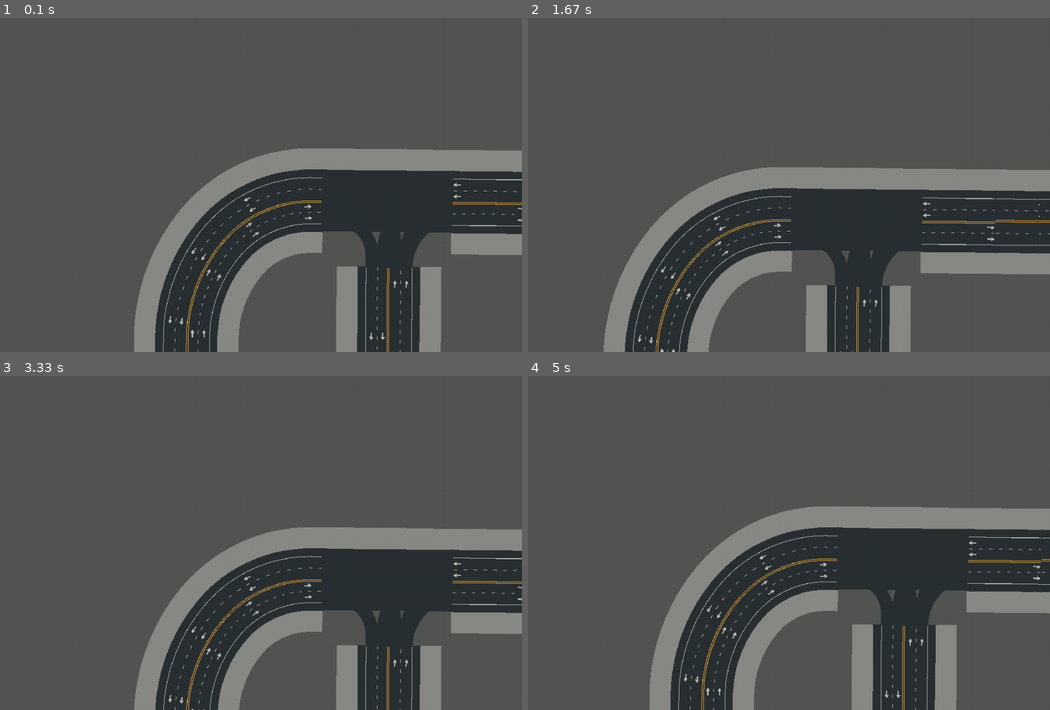
Above: before the commit, frames 1-4 (two rows, left to right).
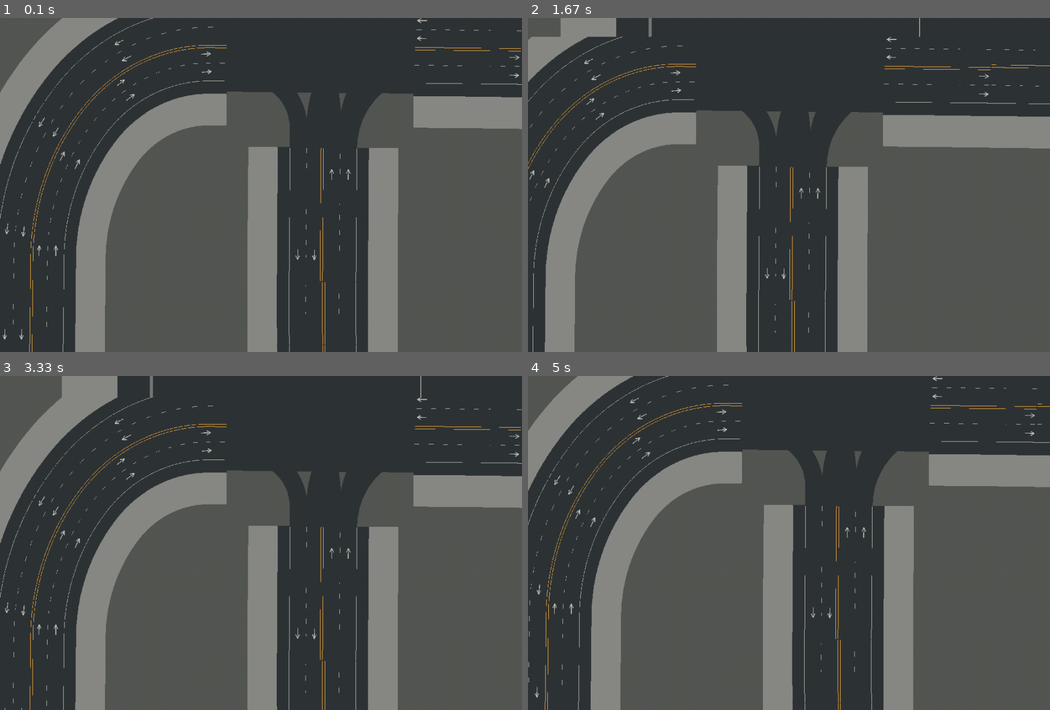
Above: after the commit, the same moments.

Repository: jodi106/AI_Testing_Simulator
Game: pygame game, started from PyGame/scrollableMap.py
The game is run twice, just before and just after one commit, with the same random seed, the same clock (stepped at 60 frames per second) and the same inputs.
Inputs:
- Up to frame 1 (0.1 s): no input
- Up to frame 2 (1.67 s): hold Right 0.33-0.8 s; hold Up 0.83-1.13 s; hold Right 1.17-1.63 s
- Up to frame 3 (3.33 s): hold Left 1.67-2.2 s; hold Down 2.23-2.53 s; hold Left 2.57-2.97 s; hold Up from 3 s (still down)
- Up to frame 4 (5 s): release Up at 3.37 s; hold Right 3.4-4.03 s; hold Down 4.07-4.43 s; hold Left 4.47-4.93 s; hold Right from 4.97 s (still down)

The runs differ from the first frame. In frame 1, 76% of the frame differs, in the area x 0-100%, y 0-100%; in frame 2, 75%; in frame 3, 77%; in frame 4, 75%.

Commit message:
remove PyGame/MapImages folder

Diff:
--- a/PyGame/scrollableMap.py
+++ b/PyGame/scrollableMap.py
@@ -31,7 +31,7 @@
 def main():
     pygame.init()
 
-    map = pygame.transform.scale(pygame.image.load("MapImages/Town10HD.png"), MAP_SIZE)
+    map = pygame.transform.scale(pygame.image.load("../img/Town10HD.png"), MAP_SIZE)
 
     screen = pygame.display.set_mode(SCREEN_SIZE.size)
 
Binary file removed: PyGame/MapImages/Town10HD.png
